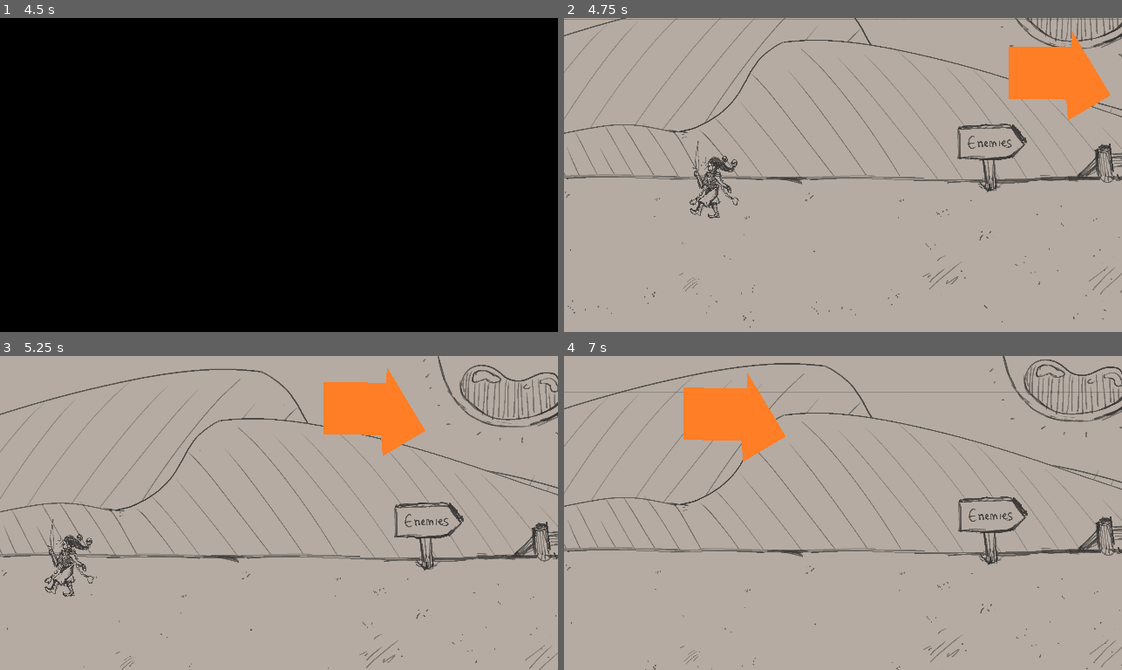
Above: before the commit, frames 1-4 (two rows, left to right).
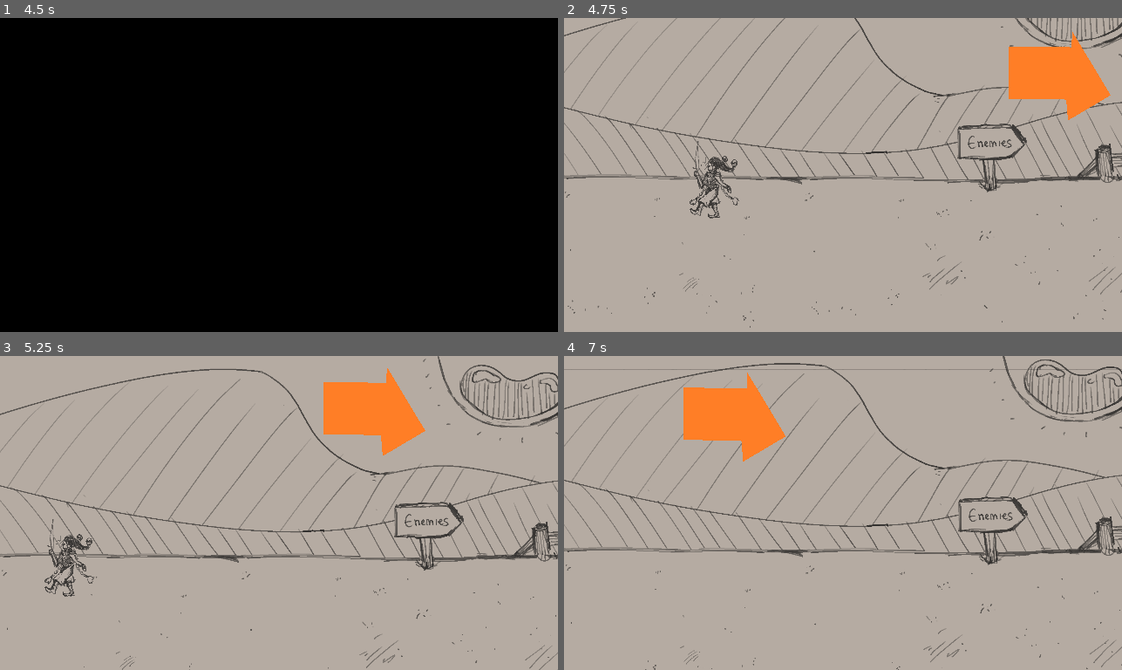
Above: after the commit, the same moments.

Repository: danielday-dev/UOP-GGJ-2024
Game: Godot game, scene res://Scenes/Menu.tscn
Two runs of this game, one before a commit and one after it. Both use one fixed random seed, a clock stepped at 60 frames per second and the inputs below.
Inputs (mouse positions are in pixels of both pictures, inside the frame that each line leads up to):
- Up to frame 1 (4.5 s): tap Enter at 0.5, 2.75, 4.25 s; hold D (move_right) 0.53-1.25 s; hold U (attack1) 0.53-1.25 s; click (262, 175) at 1.25 s; tap Space at 2, 3.5 s; hold S (move_down) 2.03-2.78 s; tap I (attack2) at 2.1 s; hold D (move_right) 2.78-3.53 s; hold K (beans) 2.78-3.53 s; hold W (move_up) 3.53-4.28 s; tap J (dodge) at 3.6 s; hold A (move_left) from 4.28 s (still down); hold U (attack1) from 4.28 s (still down)
- Up to frame 2 (4.75 s): keep holding A (move_left); keep holding U (attack1)
- Up to frame 3 (5.25 s): keep holding A (move_left); release U (attack1) at 5.03 s; tap I (attack2) at 5.1 s
- Up to frame 4 (7 s): release A (move_left) at 5.78 s; hold S (move_down) 5.78-6.53 s; hold K (beans) 5.78-6.53 s; hold D (move_right) from 6.53 s (still down); tap J (dodge) at 6.6 s

Frame 1 is identical in both runs. In frame 2, 3.2% of the frame differs, in the area x 0-100%, y 0-52%; in frame 3, 3.0%; in frame 4, 3.5%, in the area x 0-100%, y 4-63%.

Commit message:
Parallax tweak.

Diff:
--- a/Scenes/Stage1.tscn
+++ b/Scenes/Stage1.tscn
@@ -102,7 +102,7 @@
 [node name="BackgroundLower" type="Sprite2D" parent="Environment" node_paths=PackedStringArray("followTarget")]
 z_index = -2
 texture_repeat = 2
-position = Vector2(-1130, 60)
+position = Vector2(-545, 34)
 scale = Vector2(0.35, 0.35)
 texture = ExtResource("5_gcknl")
 centered = false
@@ -130,7 +130,6 @@
 [node name="Tree" type="CollisionShape2D" parent="Environment/Stage1/Colliders"]
 position = Vector2(764, 238)
 rotation = 0.785398
-scale = Vector2(1, 1)
 shape = SubResource("RectangleShape2D_61v6l")
 
 [node name="Stage2" type="Node2D" parent="Environment"]
@@ -182,7 +181,6 @@
 [node name="Sign" type="CollisionShape2D" parent="Environment/Stage3/Colliders"]
 position = Vector2(117.1, 224)
 rotation = 0.785398
-scale = Vector2(1, 1)
 shape = SubResource("RectangleShape2D_61v6l")
 
 [node name="StageCenter" type="CollisionShape2D" parent="Environment/Stage3/Colliders"]
